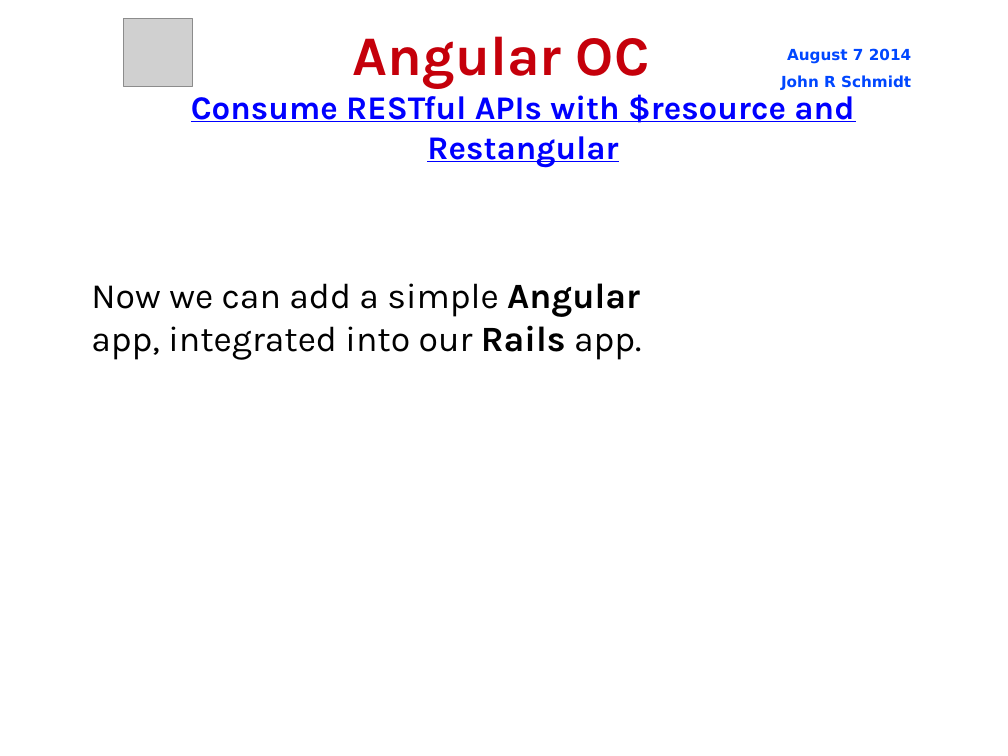
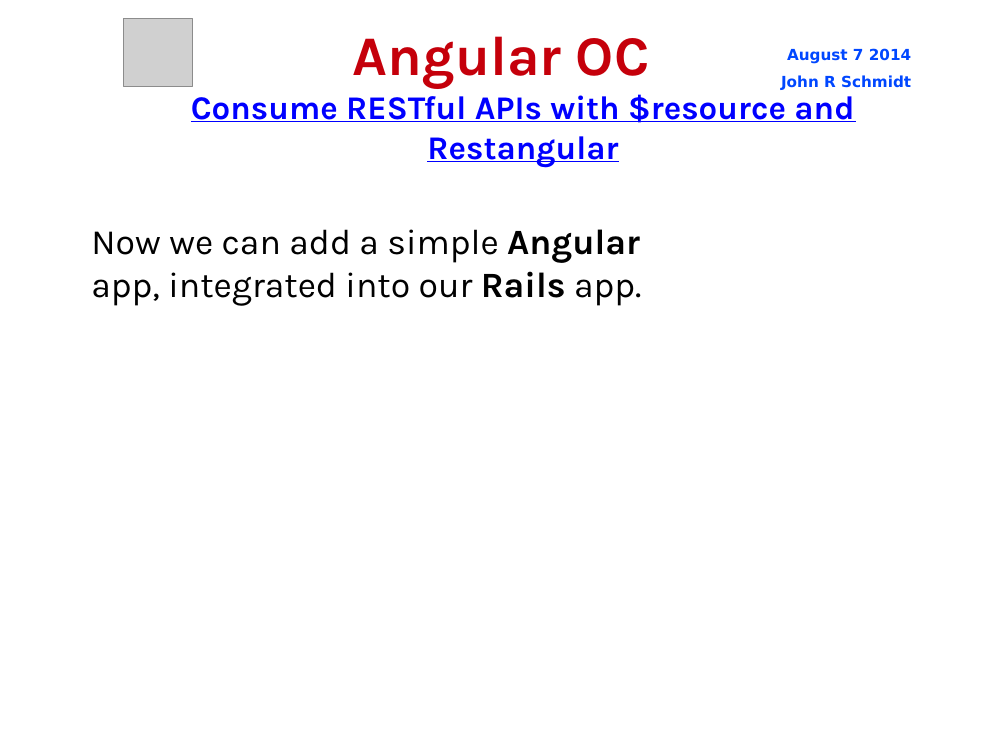
Before and after one commit to jrschmidt/fifa-angular-rest-demo, a slide deck: slide 16 of fifa.odp. Drawn at 1008x756 pixels with LibreOffice and Linux fonts; fonts in the diff are those of the drawing; grey boxes stand for pictures; background and template pictures are left out. Boxes give left, top, right and bottom in pixels: in the first picture for what was removed or moved away, otherwise in the second. Text is boxed around its words. In the diff, an @@ line names an element or a change of style, - is before the commit and + after.

```diff
--- a/fifa.odp
+++ b/fifa.odp
@@ subtitle "Now we can add a ...": place and size @@
-subtitle "Now we can add a ..." at <box>91,283,641,360</box>
+subtitle "Now we can add a ..." at <box>91,229,641,306</box>
```
Also in this commit, not shown: 13 other slides changed, 5 slides added.
